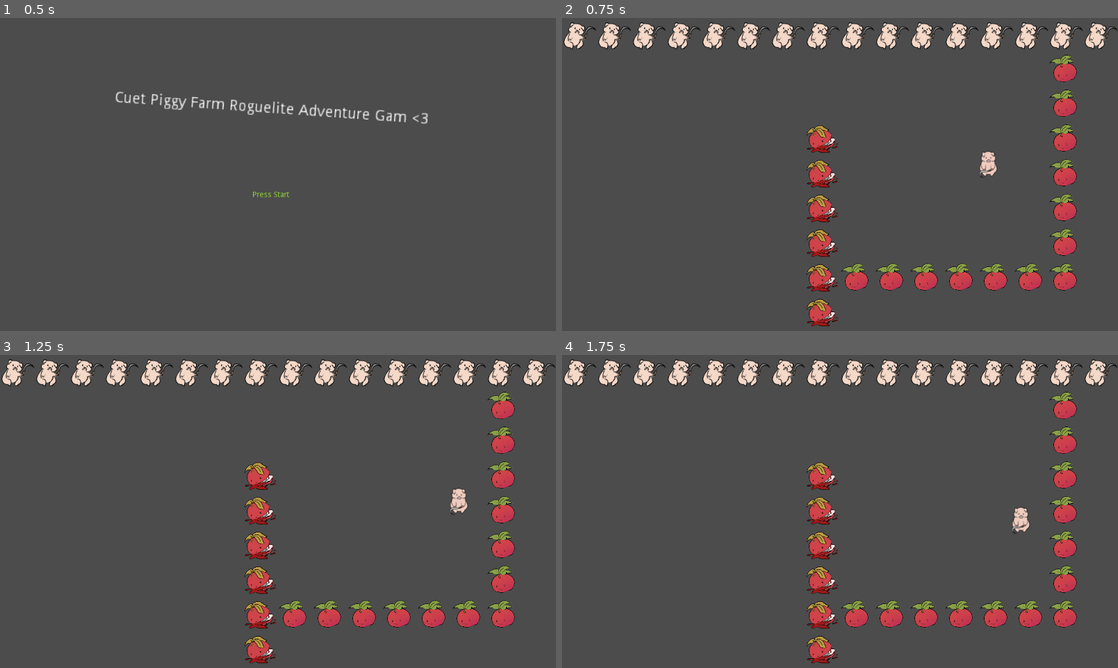
Above: before the commit, frames 1-4 (two rows, left to right).
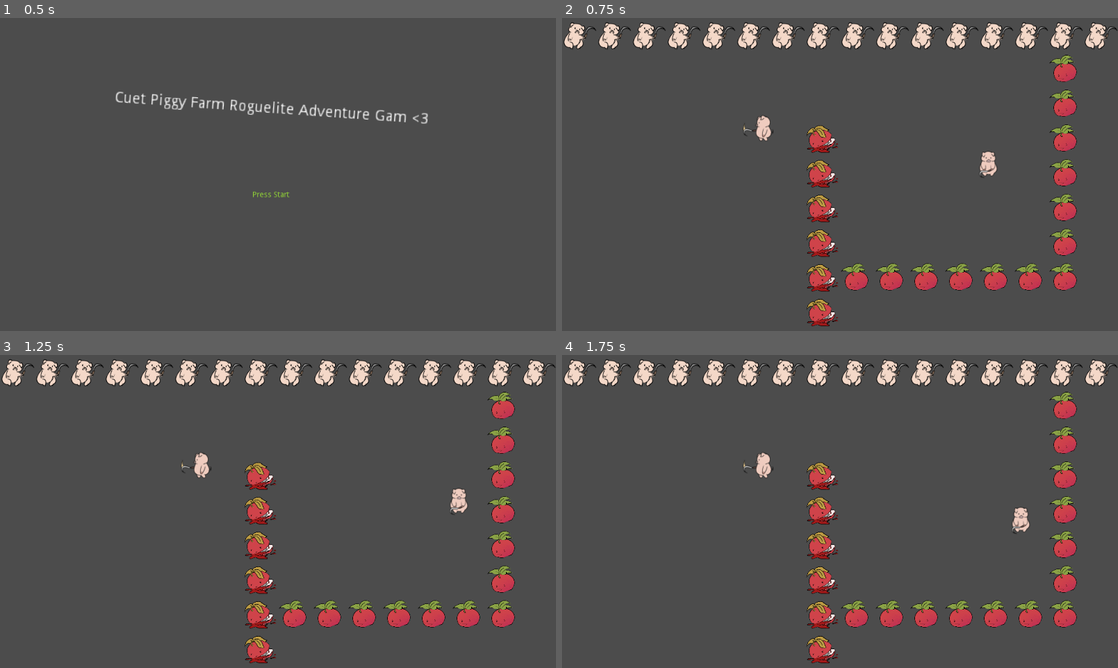
Above: after the commit, the same moments.

Repository: Cheezmeister/ldjam47
Game: Godot game, scene res://Start Screen.tscn
Same seed, same stepped clock (60 frames per second), same inputs: the game is played once before the commit and once after it. Sound files missing from this copy of the repository are replaced by a short silence.
Inputs:
- Up to frame 1 (0.5 s): no input
- Up to frame 2 (0.75 s): tap Enter (ui_accept) at 0.5 s; hold Right (ui_right) from 0.53 s (still down); hold Enter (ui_accept) from 0.53 s (still down)
- Up to frame 3 (1.25 s): keep holding Right (ui_right); keep holding Enter (ui_accept)
- Up to frame 4 (1.75 s): release Right (ui_right) at 1.28 s; release Enter (ui_accept) at 1.28 s; hold Down (ui_down) from 1.28 s (still down); tap Enter (ui_accept) at 1.35, 1.52 s

Frame 1 is identical in both runs. In frame 2, 0.2% of the frame differs, in the area x 32-38%, y 31-40%; in frame 3, 0.2%; in frame 4, 0.2%.

Commit message:
Animation
Animation

Diff:
--- a/DAS SCENE.tscn
+++ b/DAS SCENE.tscn
@@ -9,7 +9,6 @@
 [ext_resource path="res://TileMap.gd" type="Script" id=7]
 [ext_resource path="res://Hitbox.gd" type="Script" id=8]
 [ext_resource path="res://assets/Intro_Main.ogg" type="AudioStream" id=9]
-[ext_resource path="res://assets/SFX/Combat/Sickle Swings/Sickle_1.wav" type="AudioStream" id=10]
 
 [sub_resource type="RectangleShape2D" id=1]
 
@@ -90,6 +89,176 @@
 } ]
 2/z_index = 0
 
+[sub_resource type="SpriteFrames" id=7]
+animations = [ {
+"frames": [  ],
+"loop": true,
+"name": "default",
+"speed": 5.0
+} ]
+
+[sub_resource type="Animation" id=8]
+resource_name = "Attack_Down"
+length = 0.9
+loop = true
+step = 0.3
+tracks/0/type = "value"
+tracks/0/path = NodePath("Sprite:frame")
+tracks/0/interp = 1
+tracks/0/loop_wrap = true
+tracks/0/imported = false
+tracks/0/enabled = true
+tracks/0/keys = {
+"times": PoolRealArray( 0, 0.3, 0.6 ),
+"transitions": PoolRealArray( 1, 1, 1 ),
+"update": 1,
+"values": [ 20, 21, 22 ]
+}
+
+[sub_resource type="Animation" id=9]
+resource_name = "Attack_Left"
+length = 0.9
+loop = true
+step = 0.3
+tracks/0/type = "value"
+tracks/0/path = NodePath("Sprite:frame")
+tracks/0/interp = 1
+tracks/0/loop_wrap = true
+tracks/0/imported = false
+tracks/0/enabled = true
+tracks/0/keys = {
+"times": PoolRealArray( 0, 0.3, 0.6 ),
+"transitions": PoolRealArray( 1, 1, 1 ),
+"update": 1,
+"values": [ 24, 25, 26 ]
+}
+
+[sub_resource type="Animation" id=10]
+resource_name = "Attack_Right"
+length = 0.9
+loop = true
+step = 0.3
+tracks/0/type = "value"
+tracks/0/path = NodePath("Sprite:frame")
+tracks/0/interp = 1
+tracks/0/loop_wrap = true
+tracks/0/imported = false
+tracks/0/enabled = true
+tracks/0/keys = {
+"times": PoolRealArray( 0, 0.3, 0.6 ),
+"transitions": PoolRealArray( 1, 1, 1 ),
+"update": 1,
+"values": [ 28, 29, 30 ]
+}
+
+[sub_resource type="Animation" id=11]
+resource_name = "Attack_Up"
+length = 0.9
+loop = true
+step = 0.3
+tracks/0/type = "value"
+tracks/0/path = NodePath("Sprite:frame")
+tracks/0/interp = 1
+tracks/0/loop_wrap = true
+tracks/0/imported = false
+tracks/0/enabled = true
+tracks/0/keys = {
+"times": PoolRealArray( 0, 0.3, 0.6 ),
+"transitions": PoolRealArray( 1, 1, 1 ),
+"update": 1,
+"values": [ 32, 33, 34 ]
+}
+
+[sub_resource type="Animation" id=12]
+resource_name = "Idle"
+length = 0.8
+loop = true
+step = 0.4
+tracks/0/type = "value"
+tracks/0/path = NodePath("Sprite:frame")
+tracks/0/interp = 1
+tracks/0/loop_wrap = true
+tracks/0/imported = false
+tracks/0/enabled = true
+tracks/0/keys = {
+"times": PoolRealArray( 0, 0.4 ),
+"transitions": PoolRealArray( 1, 1 ),
+"update": 1,
+"values": [ 0, 1 ]
+}
+
+[sub_resource type="Animation" id=13]
+resource_name = "Walk_Down"
+length = 1.2
+loop = true
+step = 0.3
+tracks/0/type = "value"
+tracks/0/path = NodePath("Sprite:frame")
+tracks/0/interp = 1
+tracks/0/loop_wrap = true
+tracks/0/imported = false
+tracks/0/enabled = true
+tracks/0/keys = {
+"times": PoolRealArray( 0, 0.3, 0.6, 0.9 ),
+"transitions": PoolRealArray( 1, 1, 1, 1 ),
+"update": 1,
+"values": [ 4, 5, 6, 7 ]
+}
+
+[sub_resource type="Animation" id=14]
+resource_name = "Walk_Left"
+length = 1.2
+loop = true
+step = 0.3
+tracks/0/type = "value"
+tracks/0/path = NodePath("Sprite:frame")
+tracks/0/interp = 1
+tracks/0/loop_wrap = true
+tracks/0/imported = false
+tracks/0/enabled = true
+tracks/0/keys = {
+"times": PoolRealArray( 0, 0.3, 0.6, 0.9 ),
+"transitions": PoolRealArray( 1, 1, 1, 1 ),
+"update": 1,
+"values": [ 8, 9, 10, 11 ]
+}
+
+[sub_resource type="Animation" id=15]
+resource_name = "Walk_Right"
+length = 1.2
+loop = true
+step = 0.3
+tracks/0/type = "value"
+tracks/0/path = NodePath("Sprite:frame")
+tracks/0/interp = 1
+tracks/0/loop_wrap = true
+tracks/0/imported = false
+tracks/0/enabled = true
+tracks/0/keys = {
+"times": PoolRealArray( 0, 0.3, 0.6, 0.9 ),
+"transitions": PoolRealArray( 1, 1, 1, 1 ),
+"update": 1,
+"values": [ 16, 17, 18, 19 ]
+}
+
+[sub_resource type="Animation" id=16]
+resource_name = "Walk_Up"
+length = 1.2
+loop = true
+step = 0.3
+tracks/0/type = "value"
+tracks/0/path = NodePath("Sprite:frame")
+tracks/0/interp = 1
+tracks/0/loop_wrap = true
+tracks/0/imported = false
+tracks/0/enabled = true
+tracks/0/keys = {
+"times": PoolRealArray( 0, 0.3, 0.6, 0.9 ),
+"transitions": PoolRealArray( 1, 1, 1, 1 ),
+"update": 1,
+"values": [ 12, 13, 14, 15 ]
+}
+
 [node name="Root" type="Node2D"]
 position = Vector2( 370.543, 206.635 )
 script = ExtResource( 1 )
@@ -109,10 +278,6 @@
 
 [node name="CollisionShape2D" type="CollisionShape2D" parent="Player/Hitbox"]
 shape = SubResource( 1 )
-
-[node name="SickleSwing" type="AudioStreamPlayer2D" parent="Player"]
-position = Vector2( -400, -200 )
-stream = ExtResource( 10 )
 
 [node name="WorldEnvironment" type="WorldEnvironment" parent="."]
 environment = SubResource( 2 )
@@ -144,4 +309,30 @@
 
 [node name="Start Game" type="AudioStreamPlayer" parent="."]
 stream = ExtResource( 5 )
+
+[node name="Player_Test" type="KinematicBody2D" parent="."]
+
+[node name="AnimatedSprite" type="AnimatedSprite" parent="Player_Test"]
+frames = SubResource( 7 )
+
+[node name="Sprite" type="Sprite" parent="Player_Test"]
+texture = ExtResource( 2 )
+vframes = 9
+hframes = 4
+frame = 25
+
+[node name="CollisionPolygon2D" type="CollisionPolygon2D" parent="Player_Test"]
+position = Vector2( 0.793701, 1.98425 )
+polygon = PoolVector2Array( -15.6568, 11.7997, -13.2757, 17.7524, -8.11661, 22.5146, 6.96371, 22.9115, 13.1149, 16.7603, 15.6944, 12.7918, 13.1149, 9.02171, 9.34482, 6.83904, 0.217255, 3.46581, -8.91031, 6.64061 )
+
+[node name="AnimationPlayer" type="AnimationPlayer" parent="Player_Test"]
+anims/Attack_Down = SubResource( 8 )
+anims/Attack_Left = SubResource( 9 )
+anims/Attack_Right = SubResource( 10 )
+anims/Attack_Up = SubResource( 11 )
+anims/Idle = SubResource( 12 )
+anims/Walk_Down = SubResource( 13 )
+anims/Walk_Left = SubResource( 14 )
+anims/Walk_Right = SubResource( 15 )
+anims/Walk_Up = SubResource( 16 )
 [connection signal="finished" from="Main Music Intro" to="." method="_on_Main_Music_Intro_finished"]
--- a/Player.gd
+++ b/Player.gd
@@ -12,10 +12,6 @@
 
 func move(velocity):
 	self.transform.origin += velocity
-
-func attack():
-	if not $SickleSwing.playing:
-		$SickleSwing.play()
 
 func _process(delta):
 
@@ -32,9 +28,6 @@
 	if (Input.is_key_pressed(KEY_ESCAPE)):
 		get_tree().quit()
 
-	if (Input.is_action_pressed("ui_accept")):
-		self.attack()
-
 	return delta
 # Called every frame. 'delta' is the elapsed time since the previous frame.
 #func _process(delta):
--- a/Root.gd
+++ b/Root.gd
@@ -17,4 +17,5 @@
 
 
 func _on_Main_Music_Intro_finished():
+	print("wat")
 	$"Main Music Loop".play()
Not shown: 1 places in DAS SCENE.tscn that only renumber resources
